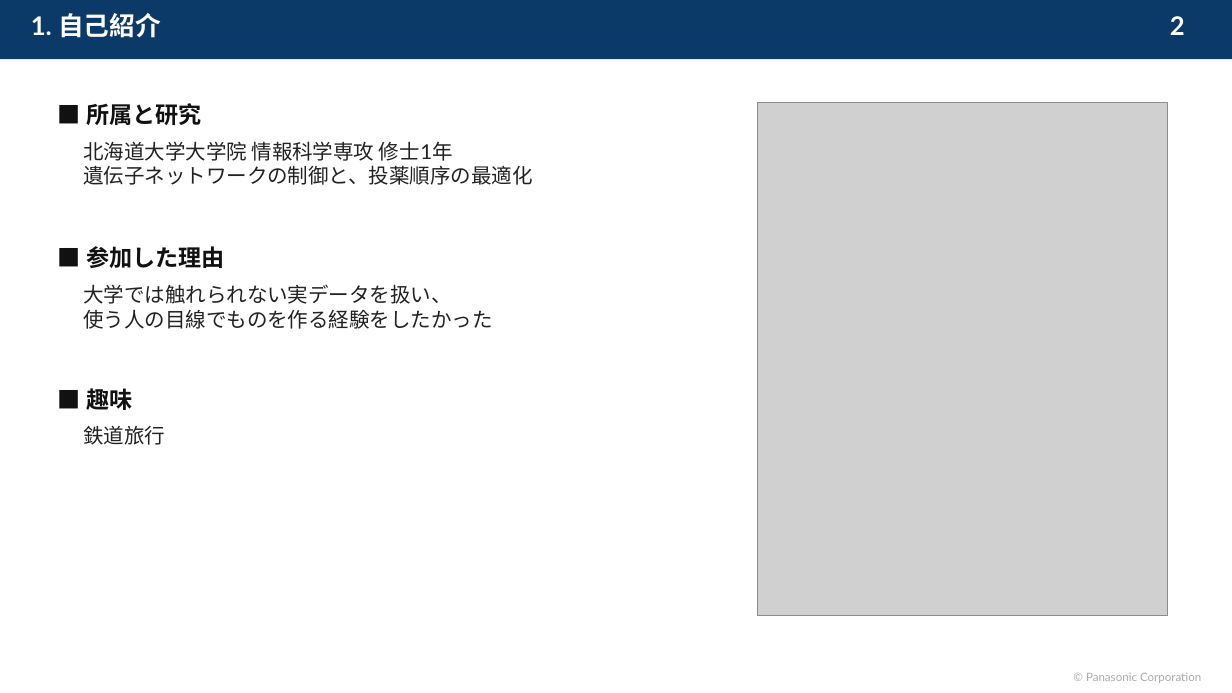
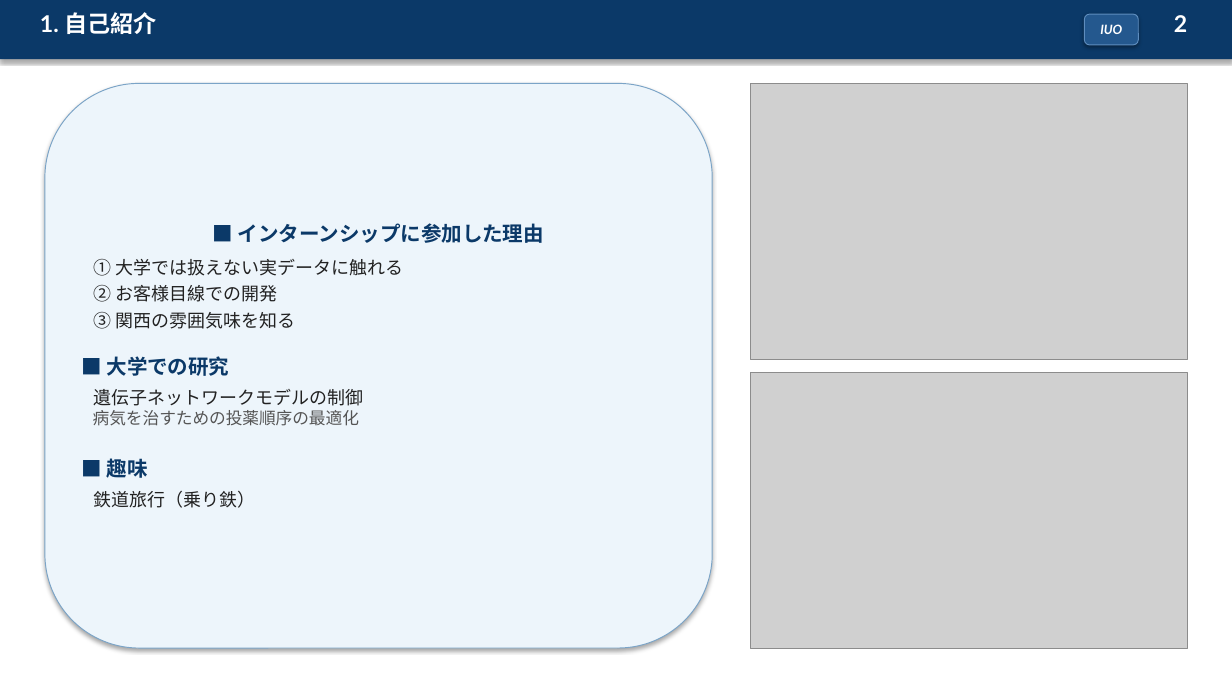
Before and after one commit to koshikai/koshikai, a slide deck: slide 2 of public/slides/hvac-precooling-slides.pptx. Drawn at 1232x693 pixels with LibreOffice and Linux fonts; fonts in the diff are those of the drawing; grey boxes stand for pictures. Boxes give left, top, right and bottom in pixels: in the first picture for what was removed or moved away, otherwise in the second. Text is boxed around its words. In the diff, an @@ line names an element or a change of style, - is before the commit and + after.

```diff
--- a/public/slides/hvac-precooling-slides.pptx
+++ b/public/slides/hvac-precooling-slides.pptx
@@ rectangle at (x1=0, y1=0, x2=1232, y2=59): shadow on @@
@@ rectangle added at (x1=0, y1=0, x2=1232, y2=693), fill #FFFFFF @@
@@ text "1. 自己紹介" at (x1=40, y1=12, x2=156, y2=34): size 20 to 18 pt @@
@@ rounded rectangle added at (x1=1085, y1=14, x2=1139, y2=44), fill #24588E, outline #5E8DBE 0.75 pt, 10 pt, text #FFFFFF, bold, italic @@
+IUO
@@ text "2" at (x1=1174, y1=15, x2=1187, y2=32): size 20 to 18 pt @@
@@ rounded rectangle "■ インターンシップに参加した理由" resized from (x1=83, y1=141, x2=532, y2=185) to (x1=45, y1=83, x2=713, y2=648) @@
@@ rounded rectangle "■ インターンシップに参加した理由" at (x1=45, y1=83, x2=713, y2=648): vertical alignment top to middle; fill none to #EDF5FB; outline none to #7BA4C7 0.75 pt; shadow on @@
@@ picture resized from (x1=757, y1=103, x2=1167, y2=616) to (x1=750, y1=83, x2=1187, y2=360) @@
@@ text removed at (x1=86, y1=103, x2=202, y2=125) @@
-■ 所属と研究
@@ text in rounded rectangle at (x1=93, y1=223, x2=544, y2=508): text changed; size 16 to 14 pt @@
-北海道大学大学院 情報科学専攻 修士1年
-遺伝子ネットワークの制御と、投薬順序の最適化
+■ インターンシップに参加した理由
+① 大学では扱えない実データに触れる
+② お客様目線での開発
+③ 関西の雰囲気味を知る
+■ 大学での研究
+遺伝子ネットワークモデルの制御
+病気を治すための投薬順序の最適化
+■ 趣味
+鉄道旅行（乗り鉄）
@@ text removed at (x1=86, y1=246, x2=225, y2=268) @@
-■ 参加した理由
@@ text removed at (x1=83, y1=284, x2=492, y2=329) @@
-大学では触れられない実データを扱い、
-使う人の目線でものを作る経験をしたかった
@@ text removed at (x1=86, y1=388, x2=132, y2=410) @@
-■ 趣味
@@ picture added at (x1=750, y1=372, x2=1187, y2=649) @@
@@ text removed at (x1=83, y1=426, x2=165, y2=445) @@
-鉄道旅行
@@ text removed at (x1=1086, y1=673, x2=1201, y2=683) @@
-© Panasonic Corporation
```
Also in this commit, not shown: 3 other slides changed, 5 slides added, 5 slides removed, 2 other files.
